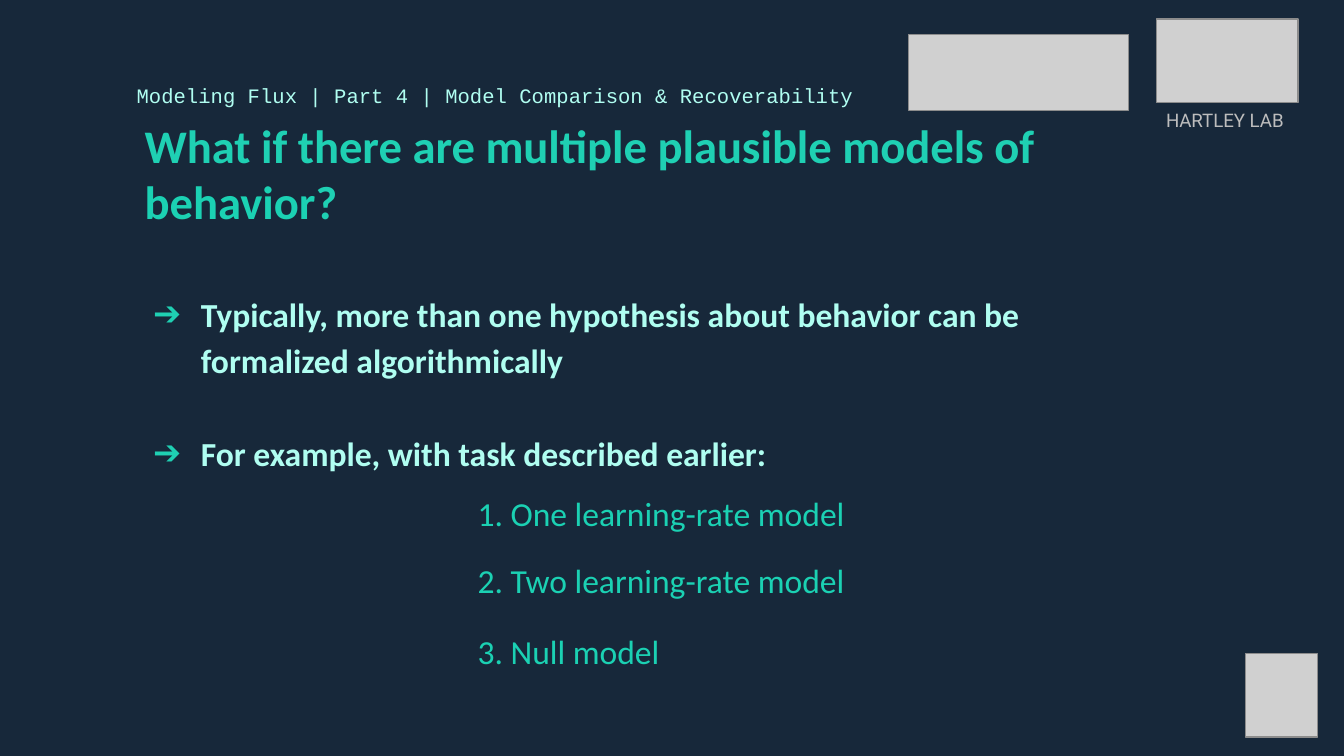
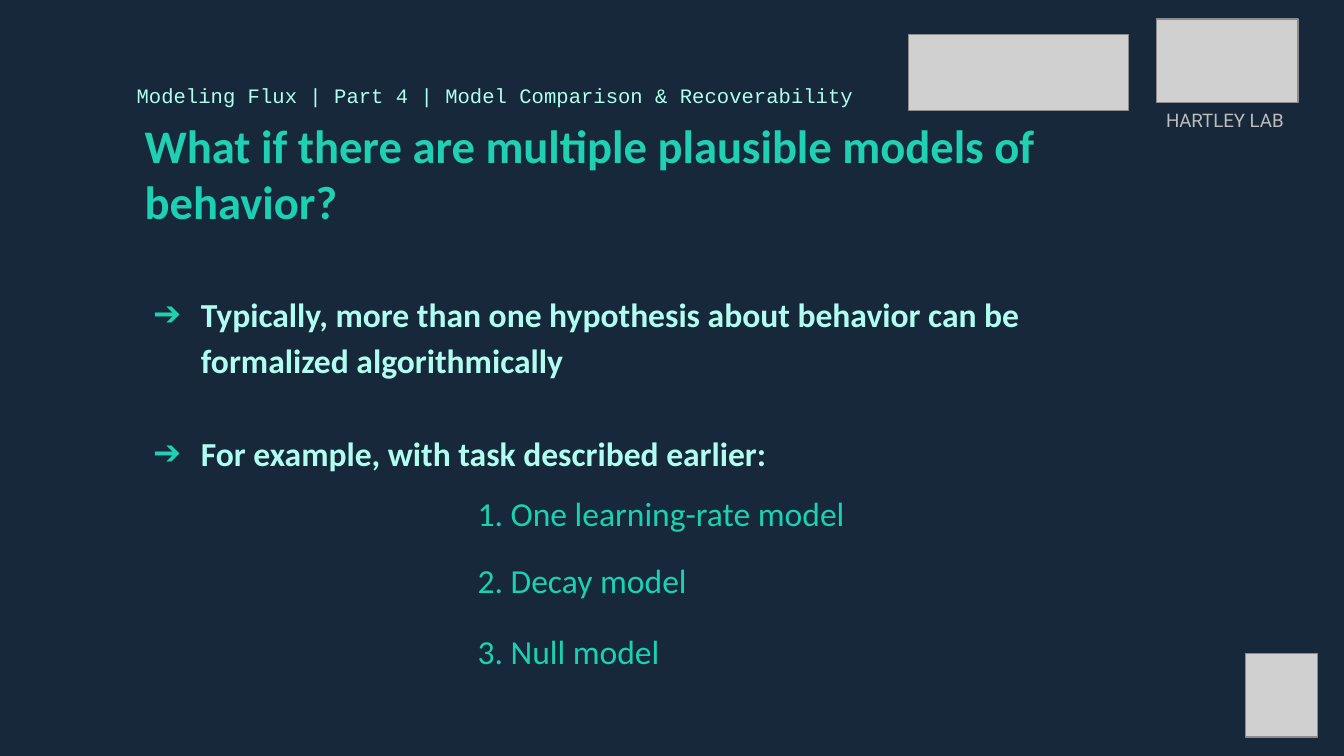
Before and after one commit to DevComPsy/2021FluxCompModellingWorkshop, a slide deck: slide 16 of SectionD/Flux_GroupD_combined.pptx (slide 13 before the commit). Drawn at 1344x756 pixels with LibreOffice and Linux fonts; fonts in the diff are those of the drawing; grey boxes stand for pictures. Boxes give left, top, right and bottom in pixels: in the first picture for what was removed or moved away, otherwise in the second. Text is boxed around its words. In the diff, an @@ line names an element or a change of style, - is before the commit and + after.

```diff
--- a/SectionD/Flux_GroupD_combined.pptx
+++ b/SectionD/Flux_GroupD_combined.pptx
@@ text at (478,569,687,599): text changed @@
-2. Two learning-rate model
+2. Decay model
```
Also in this commit, not shown: 4 other slides changed, 5 slides added, 3 other files.
